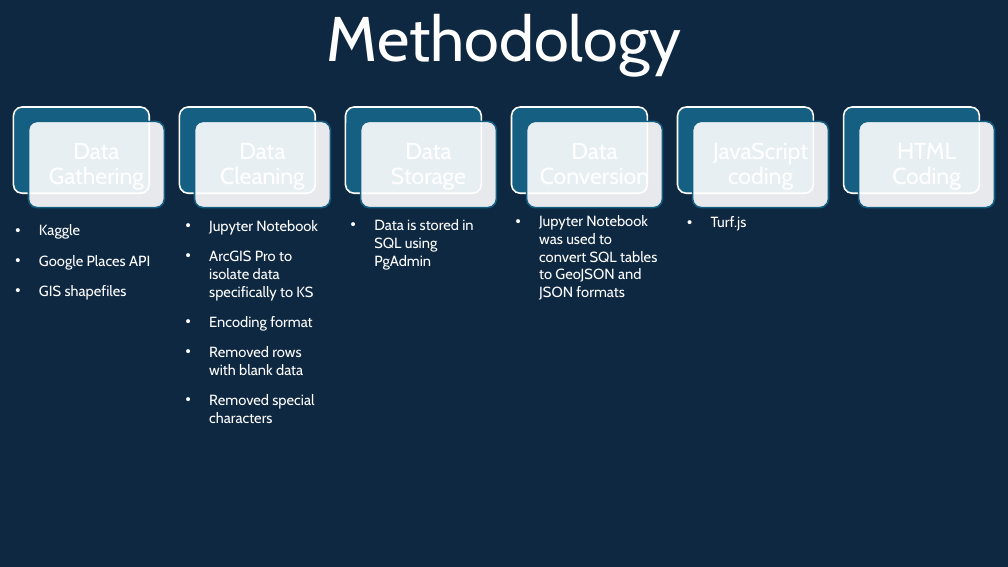
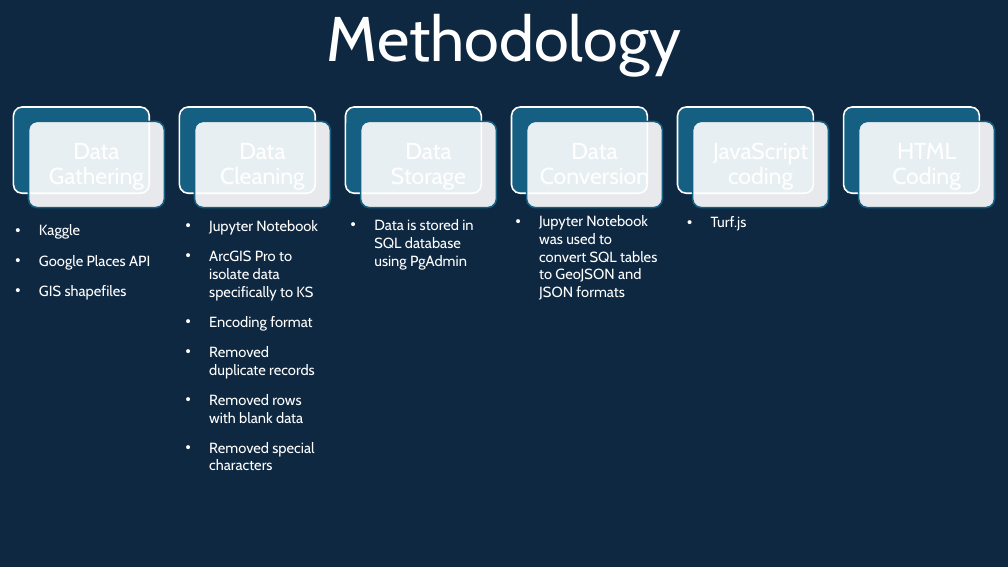
Before and after one commit to Cenbull70/Group_Project_3, a slide deck: slide 8 of Project3_Presentation.pptx. Drawn at 1008x567 pixels with LibreOffice and Linux fonts; fonts in the diff are those of the drawing; background and template pictures are left out. Boxes give left, top, right and bottom in pixels: in the first picture for what was removed or moved away, otherwise in the second. Text is boxed around its words. In the diff, an @@ line names an element or a change of style, - is before the commit and + after.

Commit message:
presentation

```diff
--- a/Project3_Presentation.pptx
+++ b/Project3_Presentation.pptx
@@ text at box(374, 219, 473, 270): text changed @@
-• Data is stored in SQL using PgAdmin
+• Data is stored in SQL database using PgAdmin
@@ text at box(209, 346, 315, 379): paragraph added @@
+• Removed duplicate records
```
Also in this commit, not shown: 1 other slide changed.
